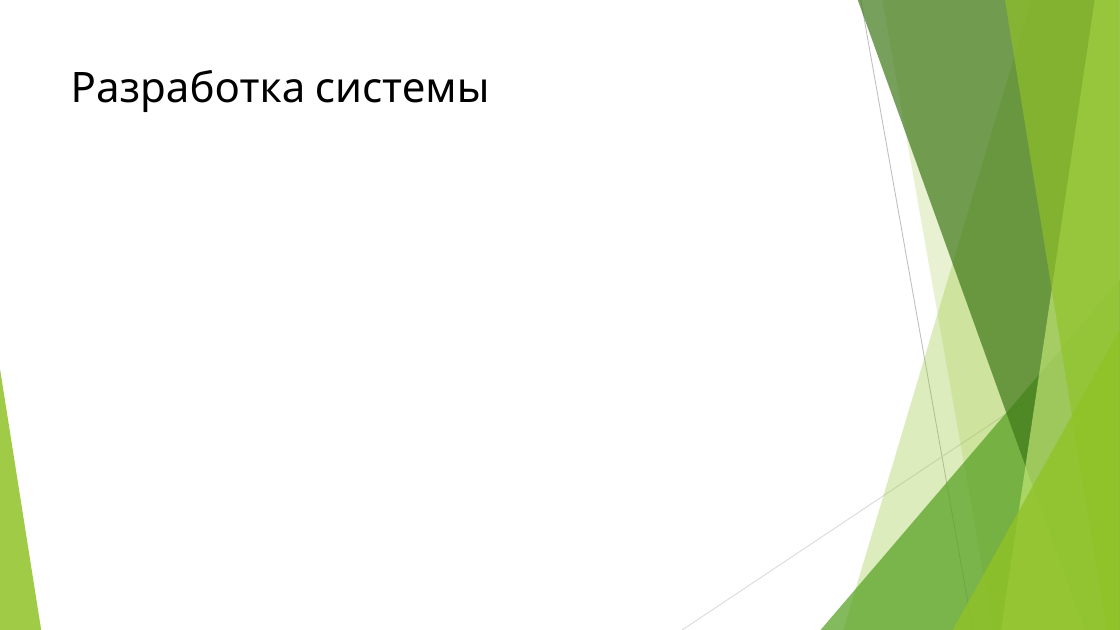
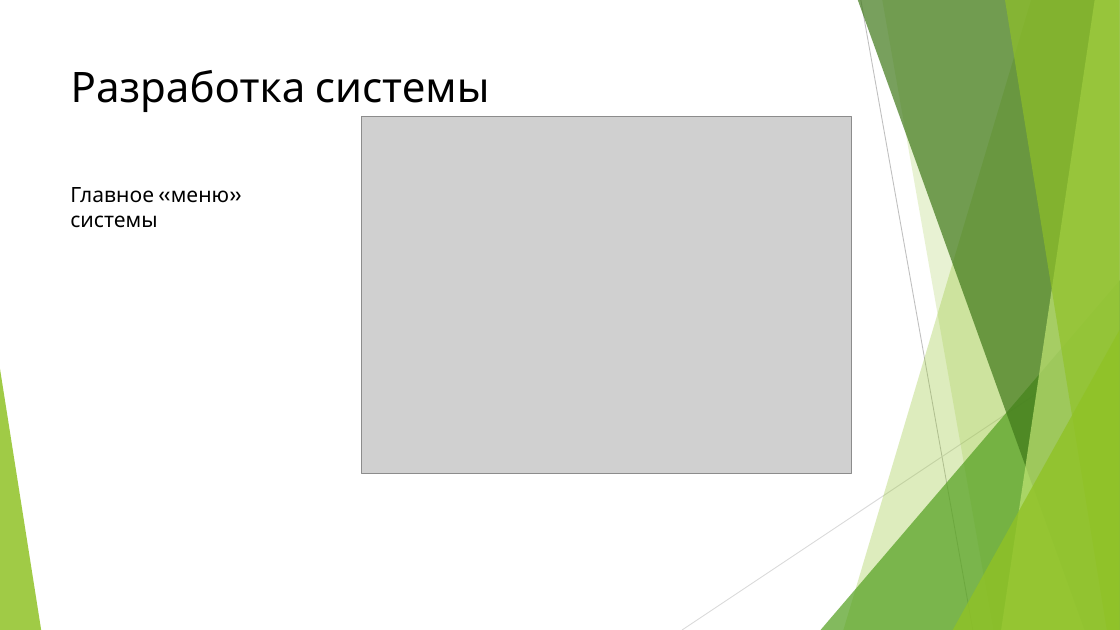
Before and after one commit to z3r069-lab/diploma, a slide deck: slide 14 of презентация_диплом_квасов_ПИ191(2).pptx (slide 11 before the commit). Drawn at 1120x630 pixels with LibreOffice and Linux fonts; fonts in the diff are those of the drawing; grey boxes stand for pictures. Boxes give left, top, right and bottom in pixels: in the first picture for what was removed or moved away, otherwise in the second. Text is boxed around its words. In the diff, an @@ line names an element or a change of style, - is before the commit and + after.

```diff
--- a/презентация_диплом_квасов_ПИ191(2).pptx
+++ b/презентация_диплом_квасов_ПИ191(2).pptx
@@ picture added at (x1=362, y1=117, x2=853, y2=473) @@
@@ text added at (x1=70, y1=187, x2=230, y2=228), 18 pt, text #000000 @@
+Главное «меню» системы
```
Also in this commit, not shown: 4 other slides changed, 4 slides added.
